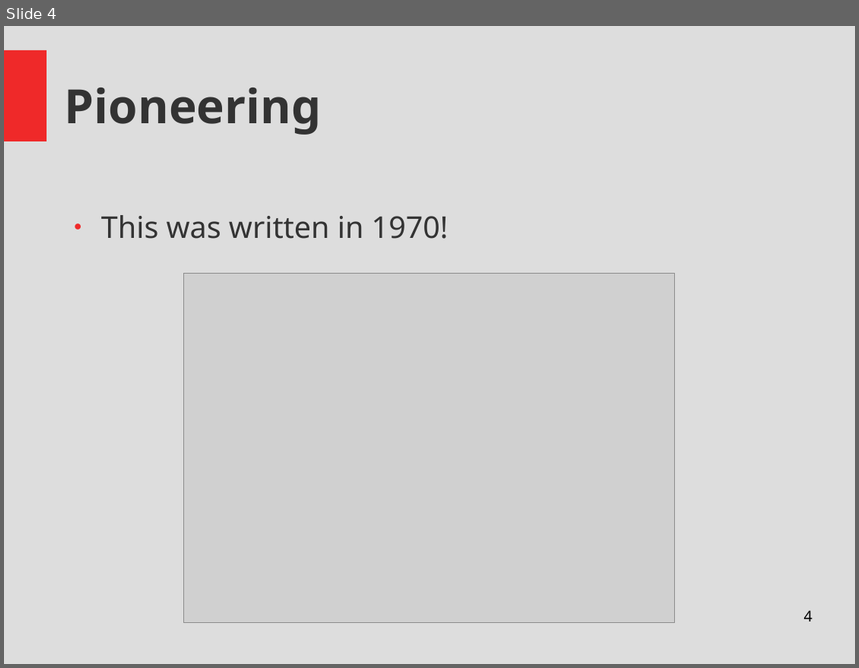
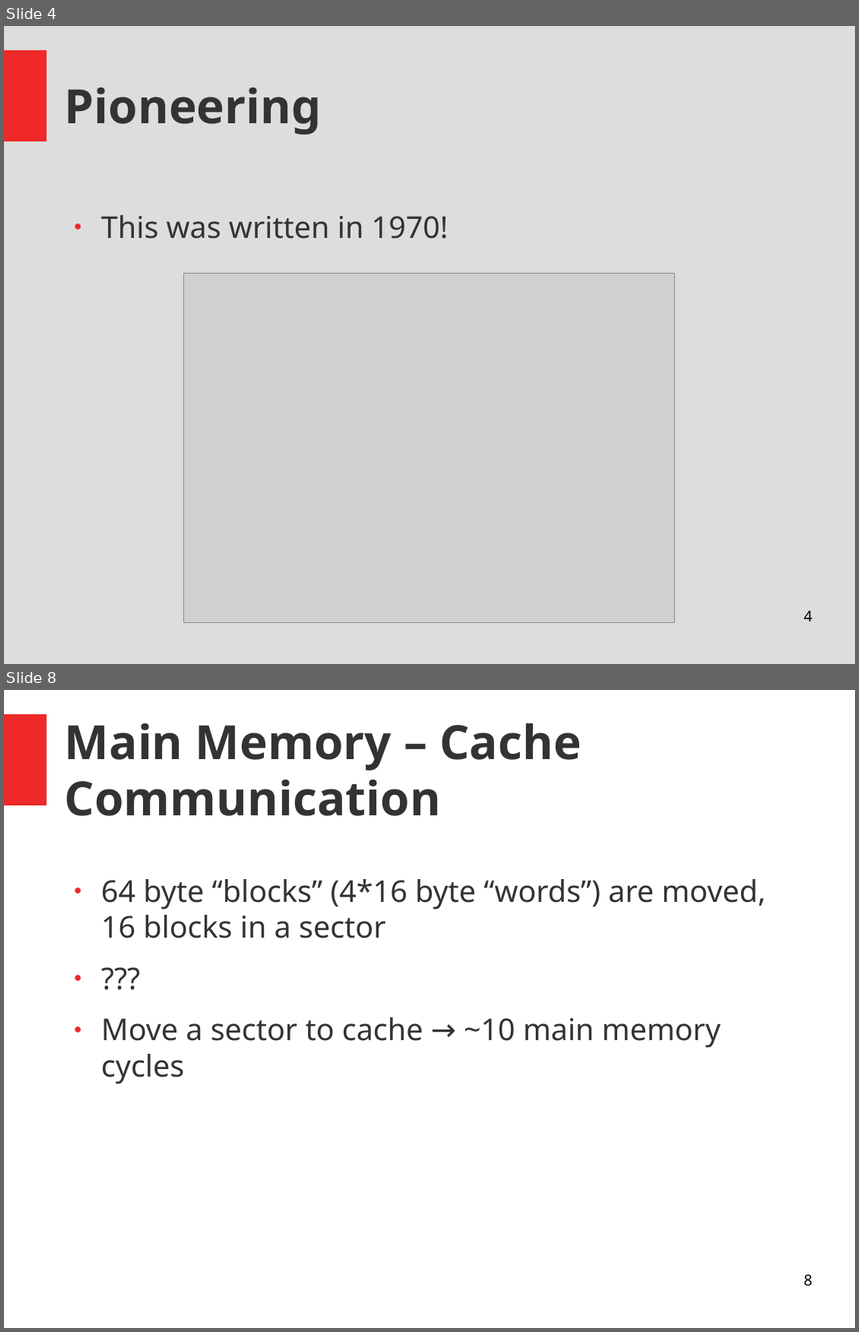
Before and after one commit to Thapep/PPS, a slide deck: inmemory/In Memory Processing Presentation.odp. Shown one above the other, each under a label of ours: slide 4 before the commit, slides 4 and 8 after it; the slides between them are not shown. The pictures are 859x668 and 859x1332 pixels, drawn with LibreOffice and Linux fonts; fonts in the diff are those of the drawing; grey boxes stand for pictures. Boxes give left, top, right and bottom in pixels: in the first picture for what was removed or moved away, otherwise in the second. Text is boxed around its words. In the diff, an @@ line names an element or a change of style, - is before the commit and + after.

```diff
--- a/inmemory/In Memory Processing Presentation.odp
+++ b/inmemory/In Memory Processing Presentation.odp
@@ slide 8 added at (x1=4, y1=690, x2=855, y2=1328), background #FFFFFF; not listed: 1 template element that a slide beside it also shows @@
@@ title added at (x1=65, y1=723, x2=581, y2=816), 44 pt, text #333333, bold @@
+Main Memory – Cache Communication
@@ text added at (x1=101, y1=879, x2=766, y2=1084), 28 pt, text #333333 @@
+● 64 byte “blocks” (4*16 byte “words”) are moved, 16 blocks in a sector
+● ???
+● Move a sector to cache → ~10 main memory cycles
@@ page number added at (x1=804, y1=1274, x2=813, y2=1287), 14 pt, text #000000 @@
+8
```
Also in this commit, not shown: 6 other slides added, 1 other file.
